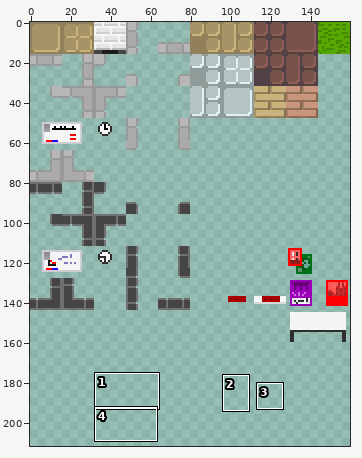
Sprite sheet -- Art/Neu/Tile-sheet-Seminarraum.png. The first picture is a wide view before the edit; the outline marks the close-up.
Close-up. Before the edit:
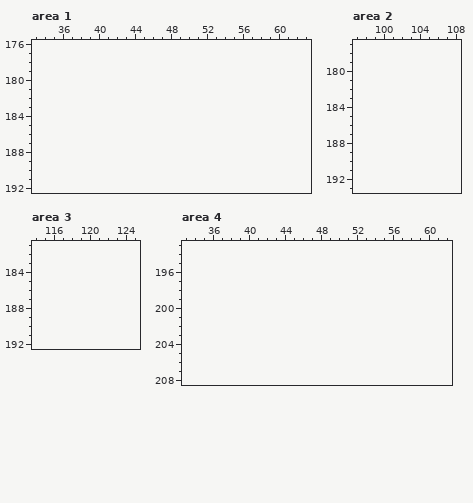
The file is 160x160 pixels. Colours within 5 levels of each other are drawn and written as one. Shown: area 1: x 33..63, y 176..192; area 2: x 97..108, y 177..193; area 3: x 114..125, y 181..192; area 4: x 33..62, y 193..208. The old version is drawn lined up with the new one, on the new canvas. The wide view leaves out empty margins. The commit also changed other parts of the picture, which this record leaves out.
After the commit:
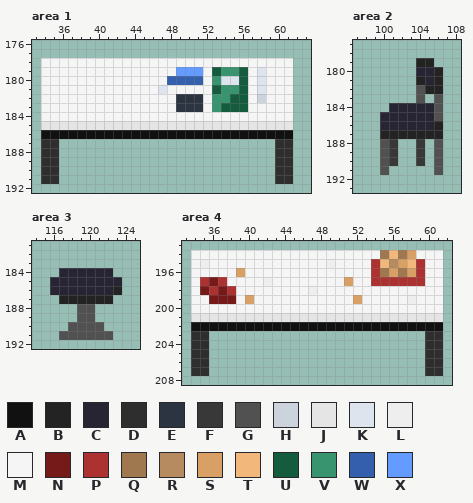
Palette (. is transparent): A #111111  B #232323  C #272534  D #2e2e2e  E #2d3441  F #383838  G #525151  H #cdd3dc  J #e5e5e5  K #dde4ee  L #eeeeee  M #f5f5f5  N #751919  P #ac3232  Q #a0784f  R #b68b60  S #d9a066  T #f2b77b  U #155b3e  V #37946e  W #345fad  X #639bff
Change:
canvas 160x160 -> 160x256
--- area 1
@@ x 33..63 @@
 177 ...............................
-178 ...............................
-179 ...............................
-180 ...............................
-181 ...............................
-182 ...............................
-183 ...............................
-184 ...............................
-185 ...............................
-186 ...............................
-187 ...............................
-188 ...............................
-189 ...............................
-190 ...............................
-191 ...............................
+178 .MMMMMMMMMMMMMMMMMMMMMMMMMMMM..
+179 .MMMMMMMMMMMMMMMXXXMUVVUMKMMM..
+180 .MMMMMMMMMMMMMMWWWWMVKKUMKMMM..
+181 .MMMMMMMMMMMMMKMMMMMUVVUMKMMM..
+182 .MMMMMMMMMMMMMMMEEEMVVUUMHMMM..
+183 .MMMMMMMMMMMMMMMEEEMVUUUMMMMM..
+184 .MMMMMMMMMMMMMMMMMMMMMMMMMMMM..
+185 .JJJJJJJJJJJJJJJJJJJJJJJJJJJJ..
+186 .AAAAAAAAAAAAAAAAAAAAAAAAAAAA..
+187 .DD........................DD..
+188 .DD........................DD..
+189 .DD........................DD..
+190 .DD........................DD..
+191 .DD........................DD..
 192 ...............................
--- area 2
@@ x 97..108 @@
 178 ............
-179 ............
-180 ............
-181 ............
-182 ............
-183 ............
-184 ............
-185 ............
-186 ............
-187 ............
-188 ............
-189 ............
-190 ............
-191 ............
+179 .......BB...
+180 .......CCB..
+181 .......BCB..
+182 .......GBB..
+183 .......G.G..
+184 ....CCCCCG..
+185 ...CCCCCCG..
+186 ...CCCCCCB..
+187 ...BBBBBBB..
+188 ...GF..F.G..
+189 ...GF..F.G..
+190 ...GF..F.G..
+191 ...G.....G..
 192 ............
--- area 3
@@ x 114..125 @@
 183 ............
-184 ............
-185 ............
-186 ............
-187 ............
-188 ............
-189 ............
-190 ............
-191 ............
+184 ...CCCCCC...
+185 ..CCCCCCCC..
+186 ..CCCCCCCB..
+187 ...BBBBBB...
+188 .....GG.....
+189 .....GG.....
+190 ....GGGG....
+191 ...GGGGGG...
 192 ............
--- area 4
@@ x 33..62 @@
 193 ..............................
-194 ..............................
-195 ..............................
-196 ..............................
-197 ..............................
-198 ..............................
-199 ..............................
-200 ..............................
-201 ..............................
-202 ..............................
-203 ..............................
-204 ..............................
-205 ..............................
-206 ..............................
-207 ..............................
+194 .MMMMMMMMMMMMMMMMMMMMMQTQSMMM.
+195 .MLMMMMMMMMMMMMMLMMMMPTRSTPMM.
+196 .MMMMMSMMMMMMMMMMMMMMPQSQSPMM.
+197 .MPNPMMMMLMMMMMMMMSMMPPPPPPMM.
+198 .MNPNPMMMMMMMMLMMMMMMMMMMMMMM.
+199 .MMNNNMSMMMMMMMMMMMSMMMMMLMMM.
+200 .MMMMMMMMMMMMMMMMMMMMMMMMMMMM.
+201 .JJJJJJJJJJJJJJJJJJJJJJJJJJJJ.
+202 .AAAAAAAAAAAAAAAAAAAAAAAAAAAA.
+203 .DD........................DD.
+204 .DD........................DD.
+205 .DD........................DD.
+206 .DD........................DD.
+207 .DD........................DD.
 208 ..............................
